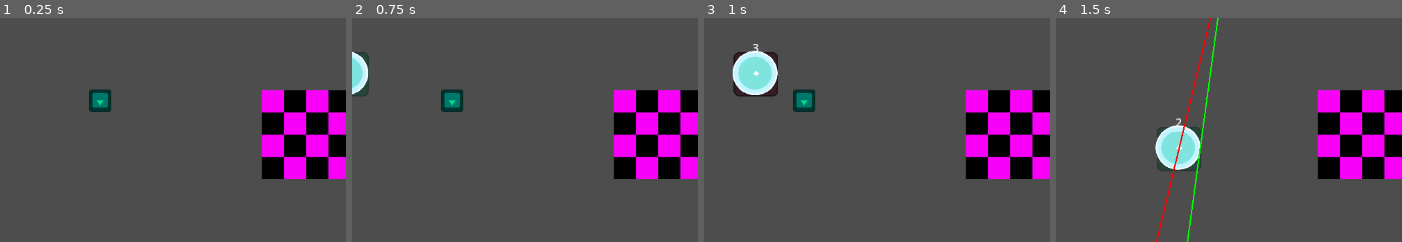
Above: before the commit, frames 1-4 (left to right).
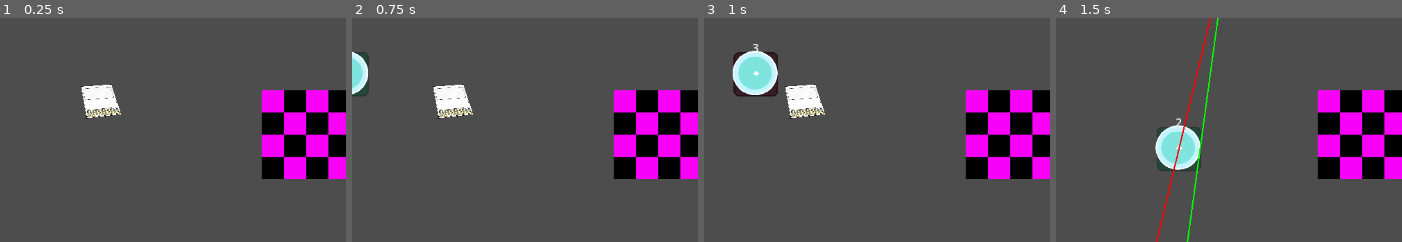
Above: after the commit, the same moments.

Repository: gaantoine/Virion
Game: Godot game, scene res://Scenes/TestLevel/TestLevel.tscn
Two runs of this game, one before a commit and one after it. Both use one fixed random seed, a clock stepped at 60 frames per second and the inputs below. The engine's default icon, where the game draws it, is replaced by a stand-in: a white triangle on a blue panel in a dark square.
Inputs:
- Up to frame 1 (0.25 s): no input
- Up to frame 2 (0.75 s): tap Enter at 0.5 s; hold D (move_right) from 0.53 s (still down); hold Space (dodge) from 0.53 s (still down)
- Up to frame 3 (1 s): keep holding D (move_right); keep holding Space (dodge)
- Up to frame 4 (1.5 s): release D (move_right) at 1.28 s; release Space (dodge) at 1.28 s; hold S (move_down) from 1.28 s (still down); tap Space (dodge) at 1.35 s
The pictures show only the part of the screen within x 24-74%, y 50-100%; the shares and areas given below are measured in that part.

The runs differ from the first frame. In frame 1, 1.3% of the frame differs, in the area x 23-35%, y 29-46%; in frame 2, 1.3%; in frame 3, 1.3%; in frame 4, nothing differs.

Commit message:
Pickup Icon Implementation
Added the Base Chip icon, Pickups_PNGS folder, and visually changed the BasePickup

Diff:
--- a/Scenes/Pickups/BasePickup.tscn
+++ b/Scenes/Pickups/BasePickup.tscn
@@ -1,7 +1,7 @@
 [gd_scene load_steps=4 format=3 uid="uid://j1hchdq3d8b5"]
 
 [ext_resource type="Script" path="res://Scenes/Pickups/base_pickup.gd" id="1_avmmo"]
-[ext_resource type="Texture2D" uid="uid://druejokcriu8" path="res://icon.svg" id="2_itd5r"]
+[ext_resource type="Texture2D" uid="uid://kqqxsn0i00an" path="res://Scenes/Pickups/Pickup_PNGS/basechip.png" id="2_pfs3b"]
 
 [sub_resource type="RectangleShape2D" id="RectangleShape2D_n44if"]
 size = Vector2(64, 64)
@@ -17,9 +17,8 @@
 shape = SubResource("RectangleShape2D_n44if")
 
 [node name="Sprite2D" type="Sprite2D" parent="."]
-modulate = Color(0, 0.856873, 0.565013, 1)
-rotation = 3.14159
-scale = Vector2(0.25, 0.25)
-texture = ExtResource("2_itd5r")
+position = Vector2(-1.90735e-06, 4.76837e-07)
+scale = Vector2(0.125, 0.125)
+texture = ExtResource("2_pfs3b")
 
 [connection signal="body_entered" from="PickupDetector" to="." method="_on_pickup_detector_body_entered"]
Binary file added: Scenes/Pickups/Pickup_PNGS/basechip.png
Not shown, added: Scenes/Pickups/Pickup_PNGS/basechip.png.import
